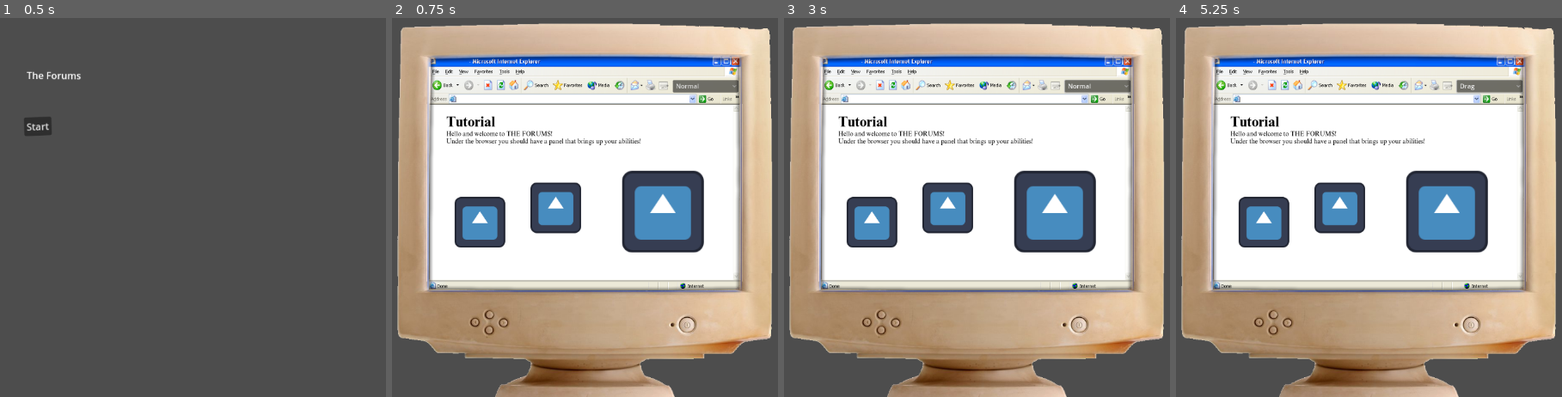
Above: before the commit, frames 1-4 (left to right).
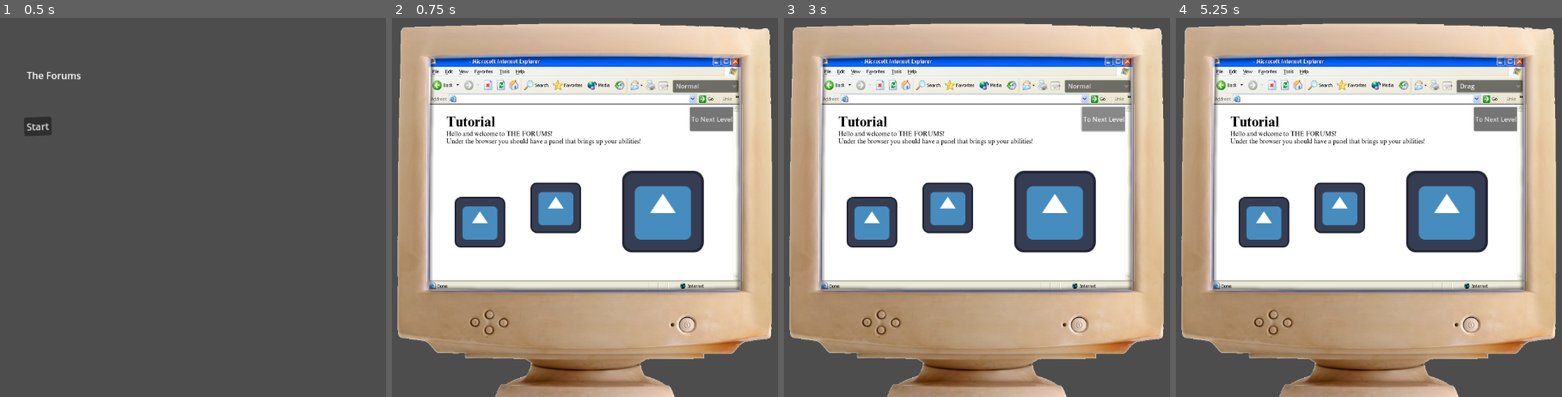
Above: after the commit, the same moments.

Repository: dramataparty/DDJ_Digitalgameproj
Game: Godot game, scene res://Scenes/StartScreen.tscn
Same seed, same stepped clock (60 frames per second), same inputs: the game is played once before the commit and once after it. The engine's default icon, where the game draws it, is replaced by a stand-in: a white triangle on a blue panel in a dark square.
Inputs (mouse positions are in pixels of both pictures, inside the frame that each line leads up to):
- Up to frame 1 (0.5 s): no input
- Up to frame 2 (0.75 s): click "Start" at 0.5 s
- Up to frame 3 (3 s): click "Normal" at 1.25 s; click "Normal" at 2 s; click (1108, 120) at 2.75 s, where only the run after the commit has a clickable "To Next Level >"
- Up to frame 4 (5.25 s): click (1500, 120) at 3.5 s, where only the run after the commit has a clickable "To Next Level >"; click "Normal" at 4.25 s; click (1500, 120) at 5 s, where only the run after the commit has a clickable "To Next Level >"

Frame 1 is identical in both runs. In frame 2, 0.7% of the frame differs, in the area x 77-89%, y 23-30%; in frame 3, 0.8%, in the area x 72-89%, y 19-31%; in frame 4, 0.7%.

Commit message:
hella adds

Diff:
--- a/the_forums/the_forums/Scenes/SportsfORUM.tscn
+++ b/the_forums/the_forums/Scenes/SportsfORUM.tscn
@@ -1,7 +1,11 @@
-[gd_scene load_steps=3 format=3 uid="uid://fqqa0woektaf"]
+[gd_scene load_steps=7 format=3 uid="uid://fqqa0woektaf"]
 
 [ext_resource type="Script" uid="uid://x1k1d44qic4j" path="res://Scenes/sportsf_orum.gd" id="1_kedbb"]
 [ext_resource type="Script" uid="uid://b65n50p5q7js3" path="res://Scenes/slot.gd" id="2_6en60"]
+[ext_resource type="PackedScene" uid="uid://bfhe50wg2mf52" path="res://assets/draggable.tscn" id="3_kvpg0"]
+[ext_resource type="Script" uid="uid://vi25x1wp435a" path="res://scripts/all_in_one_object.gd" id="4_53d7m"]
+[ext_resource type="Script" uid="uid://cy3b4x58vimt0" path="res://Scenes/forum_content.gd" id="5_53d7m"]
+[ext_resource type="Script" uid="uid://dykpbgmkaqsjc" path="res://Scenes/forum_builder.gd" id="6_isimh"]
 
 [node name="SportsfOrum" type="Node2D"]
 script = ExtResource("1_kedbb")
@@ -10,3 +14,35 @@
 script = ExtResource("2_6en60")
 
 [node name="Area2D" type="Area2D" parent="Slot"]
+
+[node name="LevelBuilder" type="Node2D" parent="."]
+script = ExtResource("1_kedbb")
+
+[node name="Header" parent="." instance=ExtResource("3_kvpg0")]
+position = Vector2(567, 69)
+script = ExtResource("4_53d7m")
+spriteinactive = null
+spriteactive = null
+min_z_index = -5
+max_z_index = 5
+z_step = 1
+is_split = false
+
+[node name="RichTextLabel" type="RichTextLabel" parent="Header"]
+offset_right = 295.0
+offset_bottom = 40.0
+text = "I'm sporting it, i'm sporting it"
+
+[node name="Sprite2D" type="Sprite2D" parent="."]
+
+[node name="ForumScroll" type="ScrollContainer" parent="."]
+offset_right = 40.0
+offset_bottom = 40.0
+
+[node name="ForumContent" type="VBoxContainer" parent="."]
+offset_right = 40.0
+offset_bottom = 40.0
+script = ExtResource("5_53d7m")
+
+[node name="ForumBuilder" type="Node2D" parent="."]
+script = ExtResource("6_isimh")
--- /dev/null
+++ b/the_forums/the_forums/Scenes/forum_builder.gd
@@ -0,0 +1,28 @@
+extends Node2D
+
+@export var forum_post_scene: PackedScene
+@export var forum_content_path: NodePath
+
+var forum_messages = [
+	{"user": "AlexBlueFC", "msg": "Lorem ipsum dolor sit amet, consectetur adipiscing elit,"},
+	{"user": "RedPower", "msg": "Lorem ipsum dolor sit amet, consectetur adipiscing elit,"},
+	{"user": "BlueLion", "msg": "Lorem ipsum dolor sit amet, consectetur adipiscing elit,"},
+	{"user": "GreenGazer", "msg": "Lorem ipsum dolor sit amet, consectetur adipiscing elit,"},
+	{"user": "UltraBlue", "msg": "Lorem ipsum dolor sit amet, consectetur adipiscing elit,"},
+	{"user": "RedsUnited", "msg": "Lorem ipsum dolor sit amet, consectetur adipiscing elit,"},
+	{"user": "GrassKick", "msg": "Lorem ipsum dolor sit amet, consectetur adipiscing elit,"},
+	{"user": "BlueBomb", "msg": "Lorem ipsum dolor sit amet, consectetur adipiscing elit,"},
+	{"user": "StatsGuy", "msg": "Lorem ipsum dolor sit amet, consectetur adipiscing elit,"},
+]
+
+func _ready():
+	_populate_forum()
+
+func _populate_forum():
+	var content = get_node(forum_content_path)
+
+	for msg in forum_messages:
+		var post = forum_post_scene.instantiate()
+		post.username = msg["user"]
+		post.message_text = msg["msg"]
+		content.add_child(post)
--- /dev/null
+++ b/the_forums/the_forums/Scenes/forum_content.gd
@@ -0,0 +1 @@
+extends VBoxContainer
--- /dev/null
+++ b/the_forums/the_forums/Scenes/next_button.gd
@@ -0,0 +1,6 @@
+extends Button
+func _on_enter_pressed():
+	get_tree().change_scene_to_file("res://Scenes/SportsfORUM.tscn")
+
+func _on_pressed() -> void:
+	get_tree().change_scene_to_file("res://Scenes/SportsfORUM.tscn")
--- a/the_forums/the_forums/Scenes/slot.gd
+++ b/the_forums/the_forums/Scenes/slot.gd
@@ -7,7 +7,7 @@
 
 func set_correct(value: bool):
 	is_correct = value
-	modulate = value ? Color(0,1,0,1) : Color(1,1,1,1)
+	modulate = Color(0, 1, 0, 1) if value else Color(1, 1, 1, 1)
 
 func _on_Area2D_body_entered(body):
 	if body is Sprite2D:
--- a/the_forums/the_forums/Scenes/tutorial_page.tscn
+++ b/the_forums/the_forums/Scenes/tutorial_page.tscn
@@ -8,6 +8,7 @@
 [ext_resource type="PackedScene" uid="uid://bfhe50wg2mf52" path="res://assets/draggable.tscn" id="6_swonn"]
 [ext_resource type="PackedScene" uid="uid://dua0w85ns0get" path="res://assets/receptor.tscn" id="7_d73fv"]
 [ext_resource type="Script" uid="uid://vi25x1wp435a" path="res://scripts/all_in_one_object.gd" id="8_d73fv"]
+[ext_resource type="Script" uid="uid://2qmgq8yclo1r" path="res://Scenes/next_button.gd" id="9_deugs"]
 
 [node name="Page" type="Node2D"]
 
@@ -58,3 +59,11 @@
 max_z_index = 5
 z_step = 1
 is_split = false
+
+[node name="nextButton" type="Button" parent="."]
+offset_left = 266.0
+offset_top = -317.0
+offset_right = 392.0
+offset_bottom = -256.0
+text = "To Next Level >"
+script = ExtResource("9_deugs")
Not shown, added: the_forums/the_forums/Scenes/forum_builder.gd.uid
Not shown, added: the_forums/the_forums/Scenes/forum_content.gd.uid
Not shown, added: the_forums/the_forums/Scenes/next_button.gd.uid
Not shown: 1 places in the_forums/the_forums/Scenes/tutorial_page.tscn that only renumber resources
Binary file added: the_forums/the_forums/scripts/transparent-gold-star-shiny-gold-star-on-dramatic-black-1710959502681.webp
Not shown, added: the_forums/the_forums/scripts/transparent-gold-star-shiny-gold-star-on-dramatic-black-1710959502681.webp.import
Not shown, removed: .php-preview-router.php
